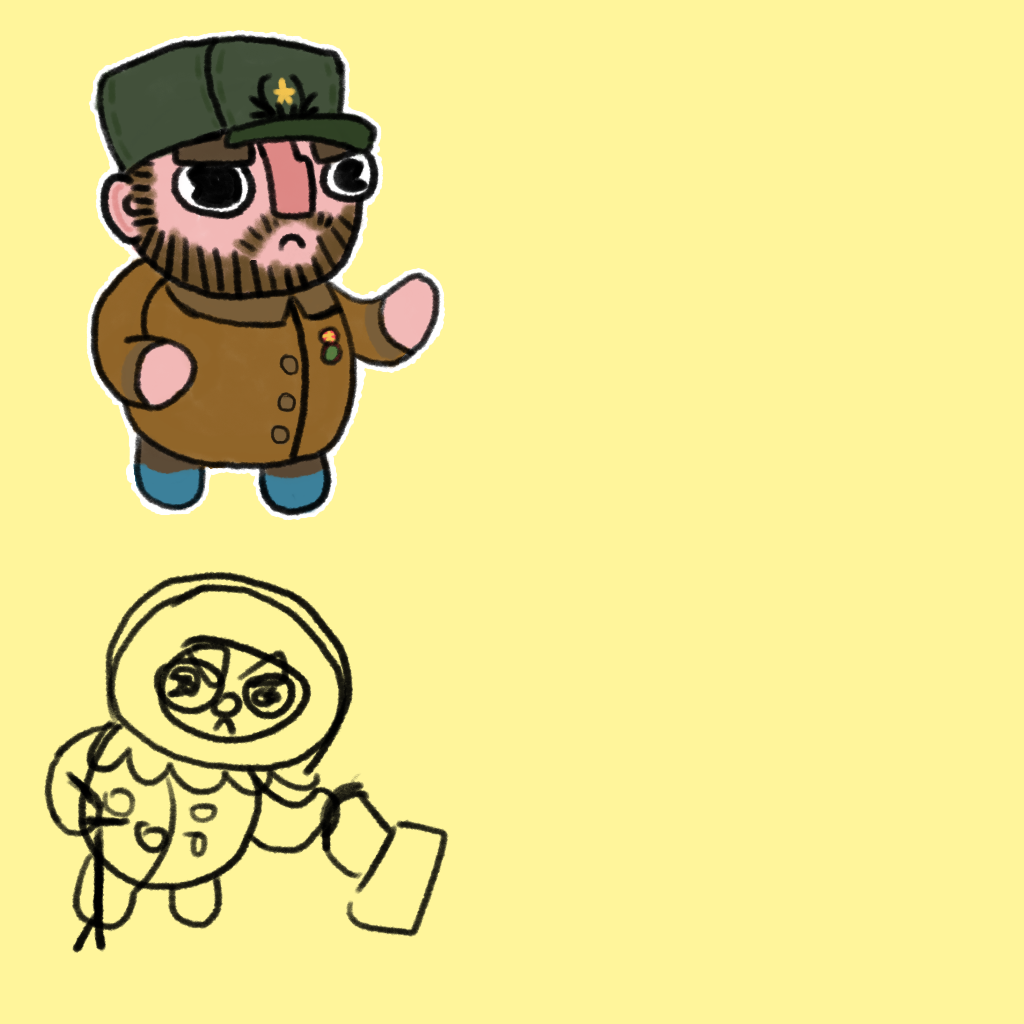
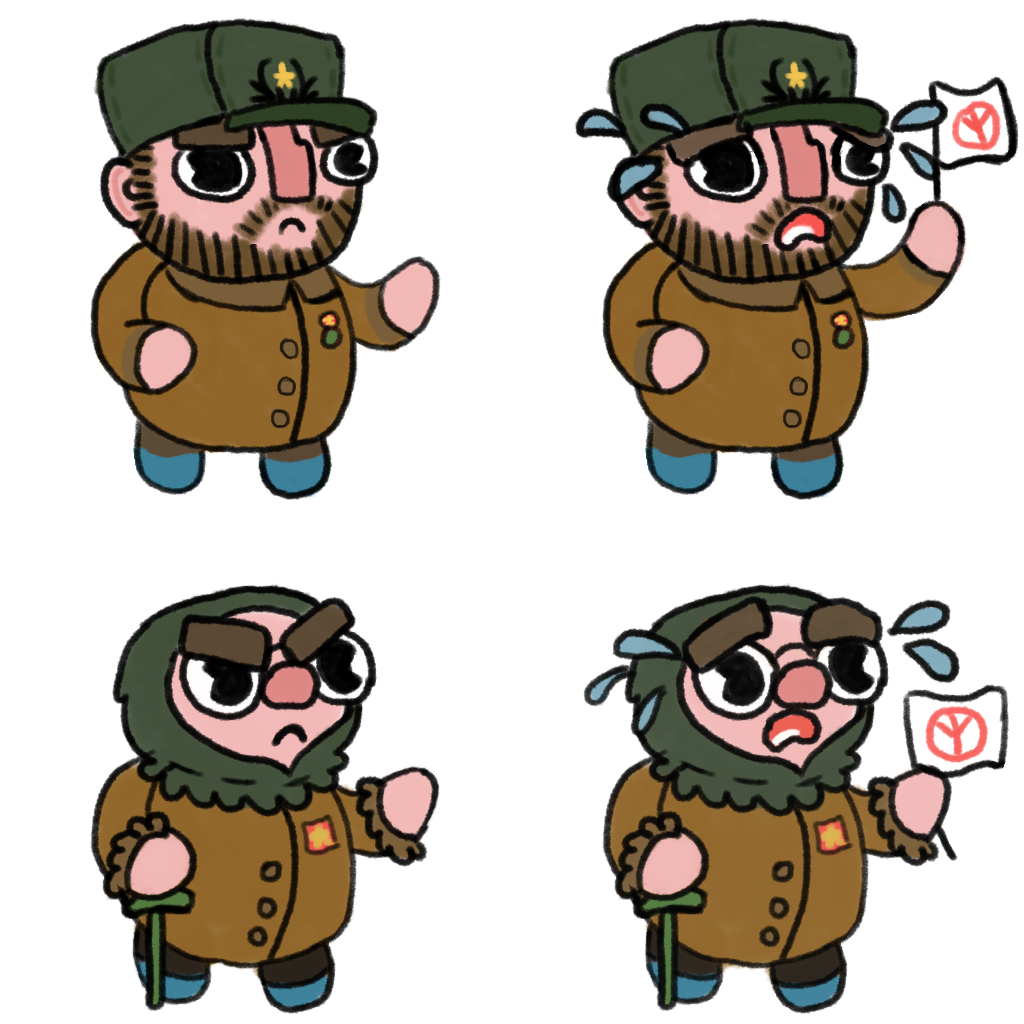
Revision of a layered 1024px x 1024px image; what changed, layer by layer:
removed layer "boma" over (x1=44, y1=571, x2=449, y2=953)
painted on "color" (2nd of 6, in "Enemy01_Angry" › "color") over (x1=90, y1=18, x2=601, y2=515)
painted on "Base" (1st of 3, in "Enemy01_Angry" › "color") over (x1=91, y1=20, x2=544, y2=517)
added group "Enemy01_Dead" with 11 layers above "Enemy01_Angry copy" over (x1=574, y1=17, x2=1019, y2=501)
added group "lines" (2nd of 3, in "Enemy01_Dead") with 7 layers in group "Enemy01_Dead" over (x1=574, y1=17, x2=1019, y2=501)
added group "color" (3rd of 6, in "Enemy01_Dead") with 2 layers in group "Enemy01_Dead" over (x1=577, y1=18, x2=1014, y2=501)
added layer "color" (4th of 6, in "Enemy01_Dead" › "color") in group "color" over (x1=577, y1=18, x2=968, y2=499)
added layer "Base" (2nd of 3, in "Enemy01_Dead" › "color") in group "color" over (x1=603, y1=20, x2=1014, y2=501)
added group "Enmey02-Angrry" with 11 layers above "Enmey02-Sad" over (x1=90, y1=566, x2=445, y2=1015)
added group "colors" (1st of 4, in "Enmey02-Angrry") with 2 layers in group "Enmey02-Angrry" over (x1=91, y1=566, x2=445, y2=1015)
added layer "base" (1st of 2, in "Enmey02-Angrry" › "colors") in group "colors" over (x1=92, y1=566, x2=445, y2=1015)
added group "Enmey02-Sad" with 12 layers above "BG" over (x1=0, y1=0, x2=1010, y2=1024)
added group "Lines" (2nd of 2, in "Enmey02-Sad") with 8 layers in group "Enmey02-Sad" over (x1=583, y1=584, x2=1010, y2=1014)
added group "colors" (3rd of 4, in "Enmey02-Sad") with 2 layers in group "Enmey02-Sad" over (x1=0, y1=0, x2=1006, y2=1024)
added layer "colors" (4th of 4, in "Enmey02-Sad" › "colors") in group "colors" over (x1=588, y1=582, x2=989, y2=1012)
added layer "base" (2nd of 2, in "Enmey02-Sad" › "colors") in group "colors" over (x1=0, y1=0, x2=1006, y2=1024)
hid "BG" over (x1=0, y1=0, x2=1024, y2=1024)
…and 25 more changes (21 added, 2 moved_by, 2 painted)
